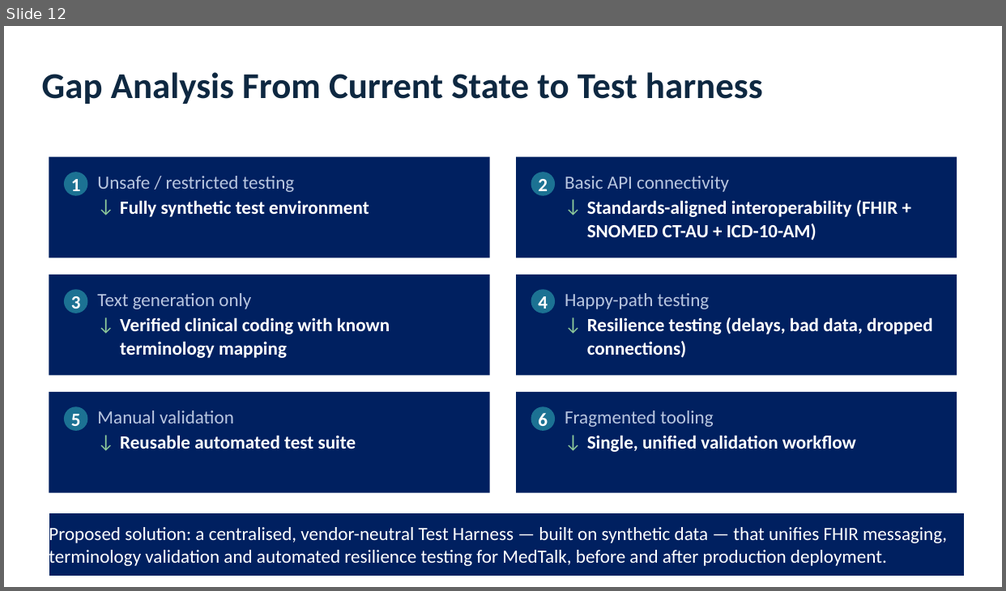
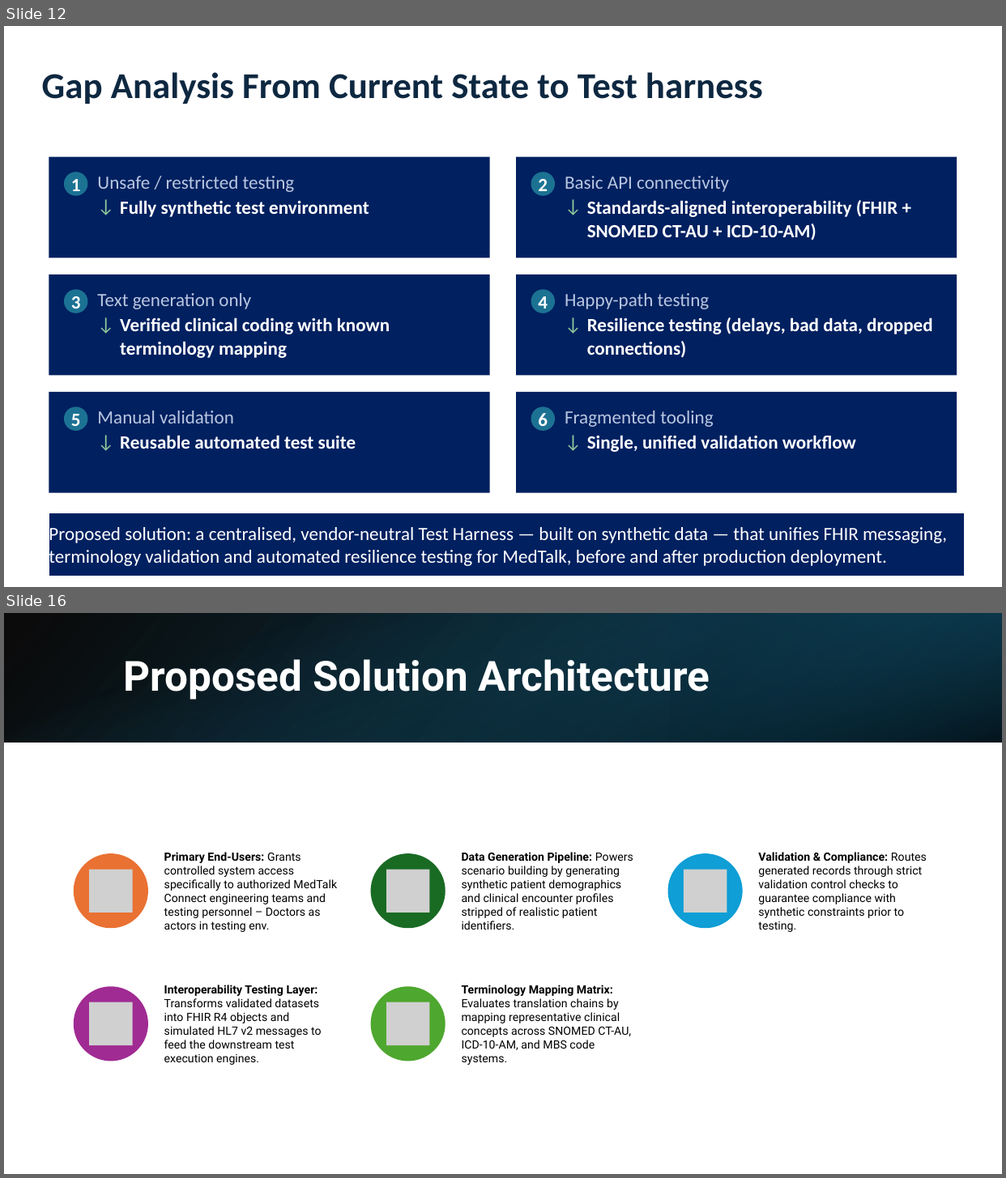
Before and after one commit to SkinnySeal17/HEAALTHCARE_SYSTEM, a slide deck: DOCUMENTS/Presentation_Assignment2.pptx. Shown one above the other, each under a label of ours: slide 12 before the commit, slides 12 and 16 after it; the slides between them are not shown. The pictures are 1006x591 and 1006x1178 pixels, drawn with LibreOffice and Linux fonts; fonts in the diff are those of the drawing; grey boxes stand for pictures. Boxes give left, top, right and bottom in pixels: in the first picture for what was removed or moved away, otherwise in the second. Text is boxed around its words. In the diff, an @@ line names an element or a change of style, - is before the commit and + after.

```diff
--- a/DOCUMENTS/Presentation_Assignment2.pptx
+++ b/DOCUMENTS/Presentation_Assignment2.pptx
@@ slide 16 added at <box>4,613,1002,1174</box>, background #FFFFFF @@
@@ rectangle added at <box>4,613,1002,742</box>, fill gradient #000000 to #104862 @@
@@ rectangle added at <box>4,613,1002,742</box>, fill gradient #156082 to #000000 @@
@@ rectangle added at <box>670,613,1002,742</box>, fill gradient #0B3041 to #156082 @@
@@ text added at <box>124,659,710,700</box>, 40 pt, text #FFFFFF, bold @@
+Proposed Solution Architecture
@@ group added at <box>74,852,927,1065</box>: 5 ellipses, 5 pictures, 5 texts @@
+Primary End-Users: Grants controlled system access specifically to authorized MedTalk Connect engineering teams and testing personnel – Doctors as actors in testing env.
+Data Generation Pipeline: Powers scenario building by generating synthetic patient demographics and clinical encounter profiles stripped of realistic patient identifiers.
+Validation & Compliance: Routes generated records through strict validation control checks to guarantee compliance with synthetic constraints prior to testing.
+Interoperability Testing Layer: Transforms validated datasets into FHIR R4 objects and simulated HL7 v2 messages to feed the downstream test execution engines.
+Terminology Mapping Matrix: Evaluates translation chains by mapping representative clinical concepts across SNOMED CT-AU, ICD-10-AM, and MBS code systems.
```
Also in this commit, not shown: 9 other slides added.
